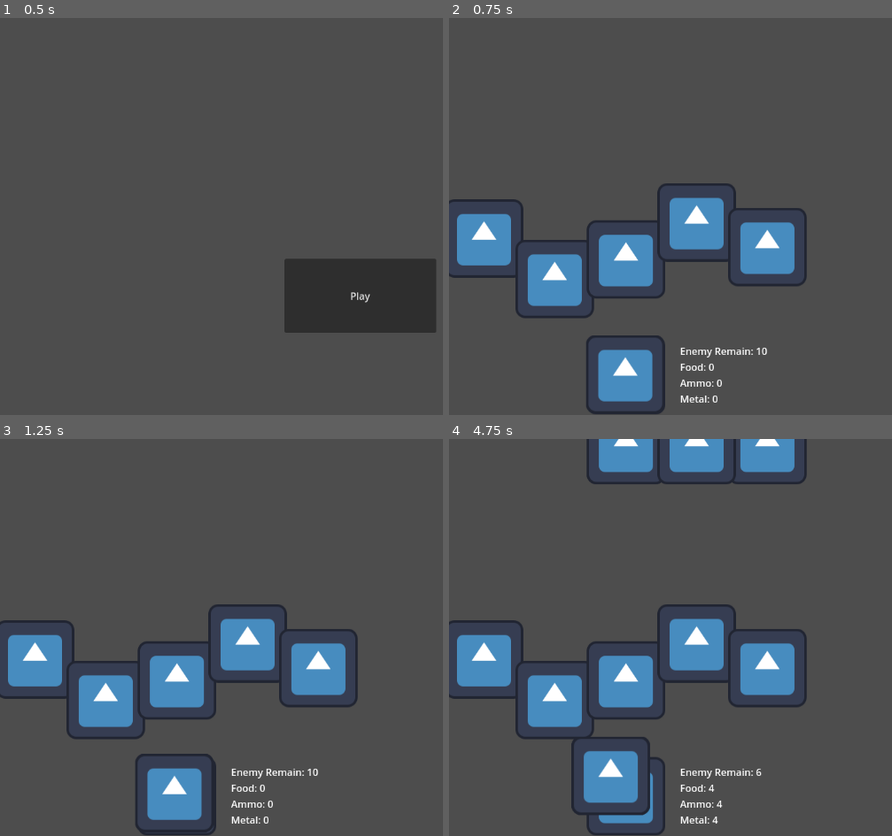
Above: before the commit, frames 1-4 (two rows, left to right).
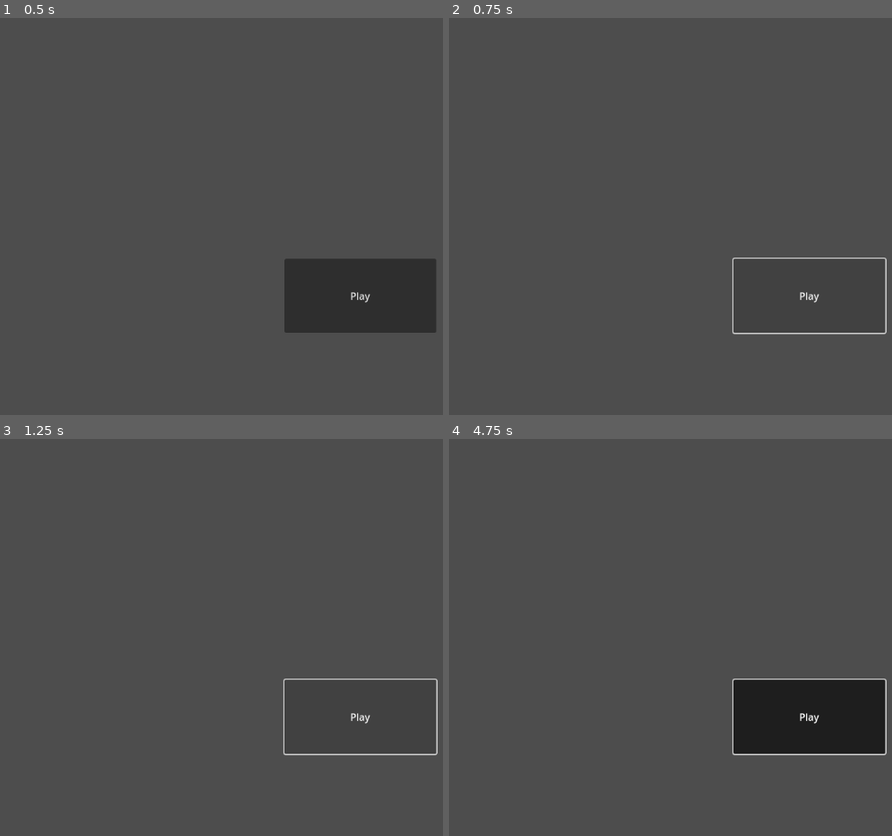
Above: after the commit, the same moments.

Repository: G36maid/GGJ25-kh-teamC
Game: Godot game, scene res://sences/game.tscn
Same seed, same stepped clock (60 frames per second), same inputs: the game is played once before the commit and once after it. The engine's default icon, where the game draws it, is replaced by a stand-in: a white triangle on a blue panel in a dark square.
Inputs (mouse positions are in pixels of both pictures, inside the frame that each line leads up to):
- Up to frame 1 (0.5 s): no input
- Up to frame 2 (0.75 s): click "Play" at 0.5 s
- Up to frame 3 (1.25 s): no input
- Up to frame 4 (4.75 s): click (807, 716) at 1.25 s, where only the run after the commit has a clickable "Play"; click (807, 716) at 2 s, where only the run after the commit has a clickable "Play"; tap Enter (send_cmd) at 2.75, 3.6 s; hold Enter (send_cmd) 2.78-3.53 s; hold Enter (send_cmd) from 4.28 s (still down)

Frame 1 is identical in both runs. In frame 2, 13% of the frame differs, in the area x 0-99%, y 41-100%; in frame 3, 13%; in frame 4, 22%, in the area x 0-99%, y 0-100%.
Error after the commit: Parse Error: Mixed use of tabs and spaces for indentation. (res://scripts/game.gd:91)

Commit message:
refactor: simplify loop to dispatch commands

Diff:
--- a/scripts/game.gd
+++ b/scripts/game.gd
@@ -87,11 +87,10 @@
 	remain_enemy -= 1
 
 func send_commands_to_deliverer(commands: Array) -> bool:
-	var i = 0
-	while i < DILIVERER_COUNT and not deliverers[i].set_commands(commands):
-		i += 1
-
-	return i < DILIVERER_COUNT
+	for d in deliverers:
+		if d.set_commands(commands):
+		    return true
+	return false
 
 func get_x(lan: int) -> int:
 	var lan_width = get_viewport_rect().size.x / 2 / LAN
